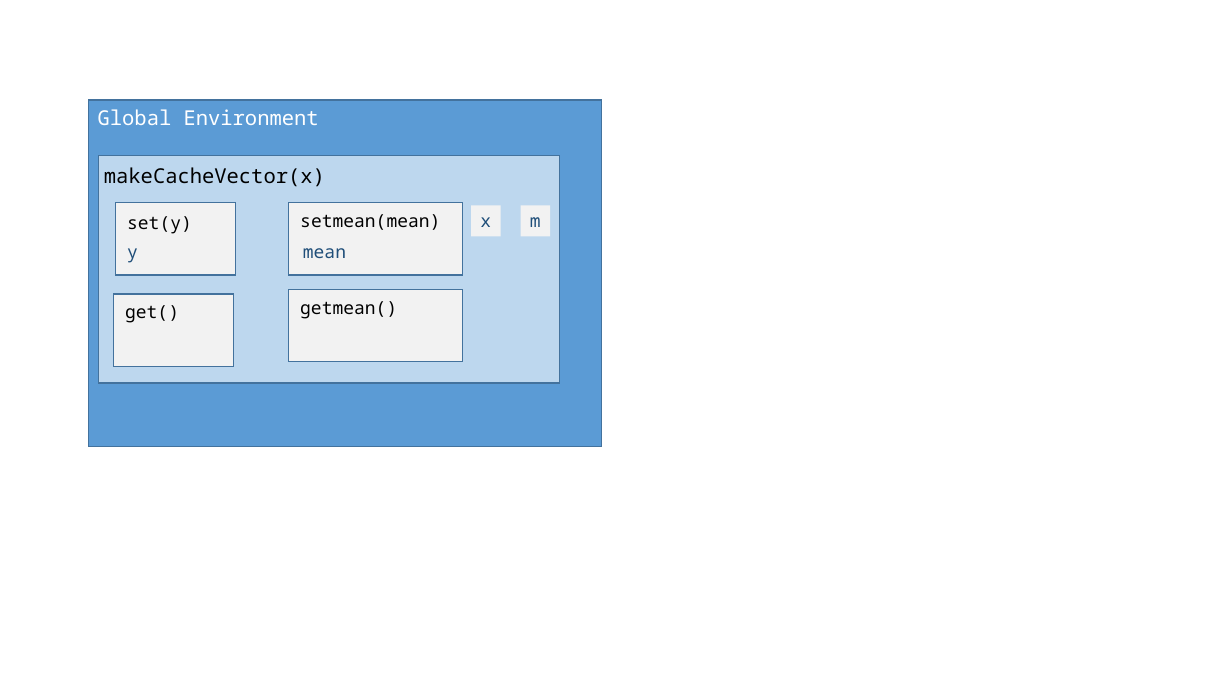
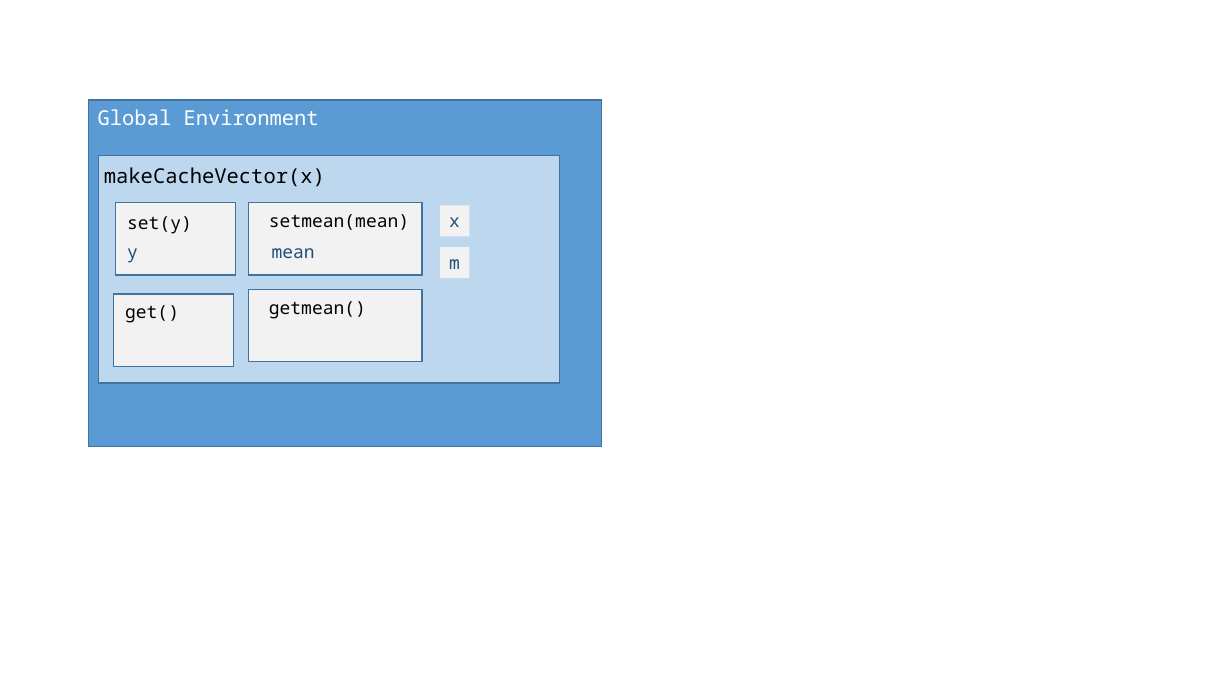
Before and after one commit to lgreski/datasciencectacontent, a slide deck: slide 1 of markdown/images/rprog-lexicalScopingDiagrams.pptx. Drawn at 1232x693 pixels with LibreOffice and Linux fonts; fonts in the diff are those of the drawing. Boxes give left, top, right and bottom in pixels: in the first picture for what was removed or moved away, otherwise in the second. Text is boxed around its words. In the diff, an @@ line names an element or a change of style, - is before the commit and + after.

```diff
--- a/markdown/images/rprog-lexicalScopingDiagrams.pptx
+++ b/markdown/images/rprog-lexicalScopingDiagrams.pptx
@@ rectangle moved from (x1=288, y1=202, x2=462, y2=274) to (x1=249, y1=202, x2=422, y2=274) @@
@@ 3 rectangles, 1 text moved together from (x1=291, y1=205, x2=501, y2=323) to (x1=260, y1=205, x2=470, y2=323) @@
@@ rectangle "m" moved from (x1=521, y1=205, x2=551, y2=237) to (x1=440, y1=247, x2=470, y2=278) @@
@@ rectangle moved from (x1=288, y1=289, x2=462, y2=361) to (x1=249, y1=289, x2=422, y2=361) @@
```
Also in this commit, not shown: 1 slide added, 1 other file.
